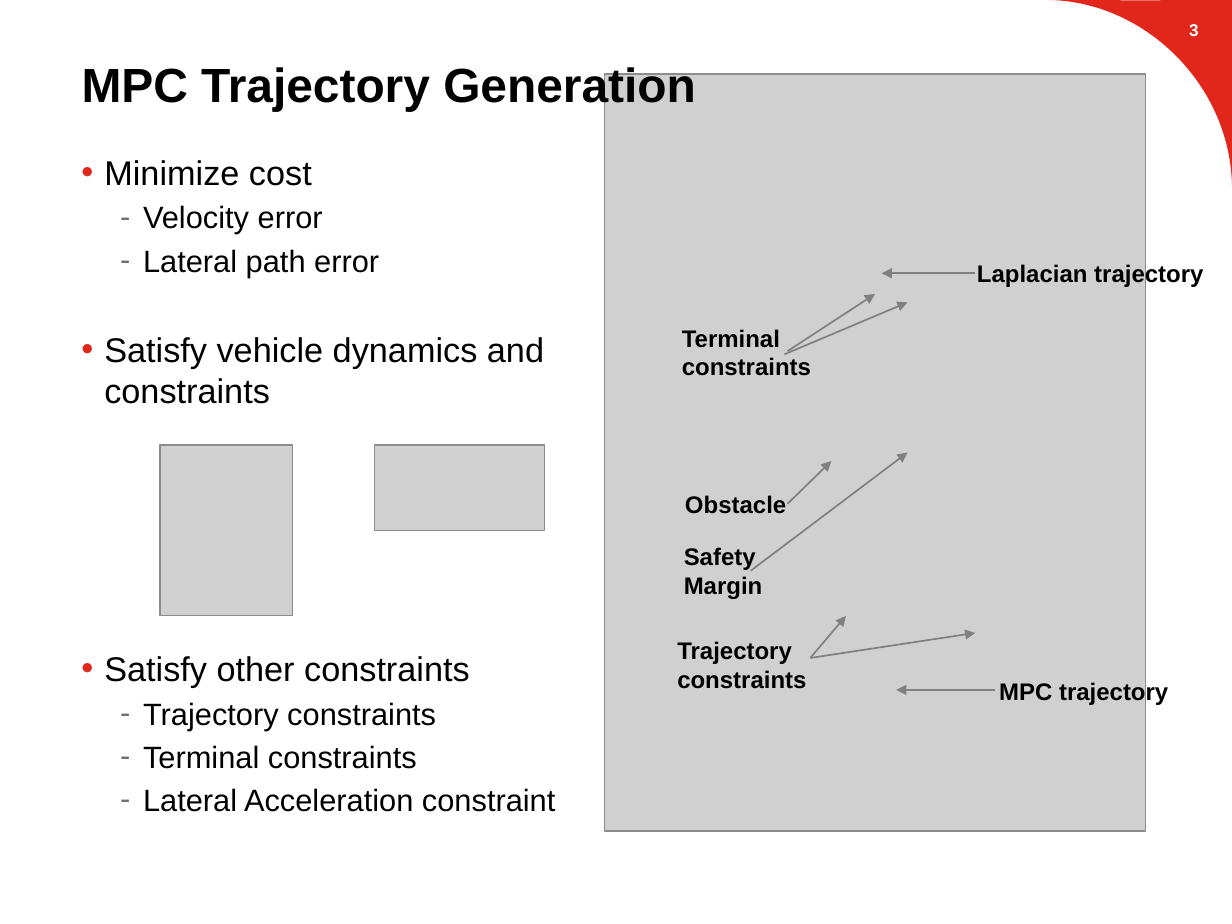
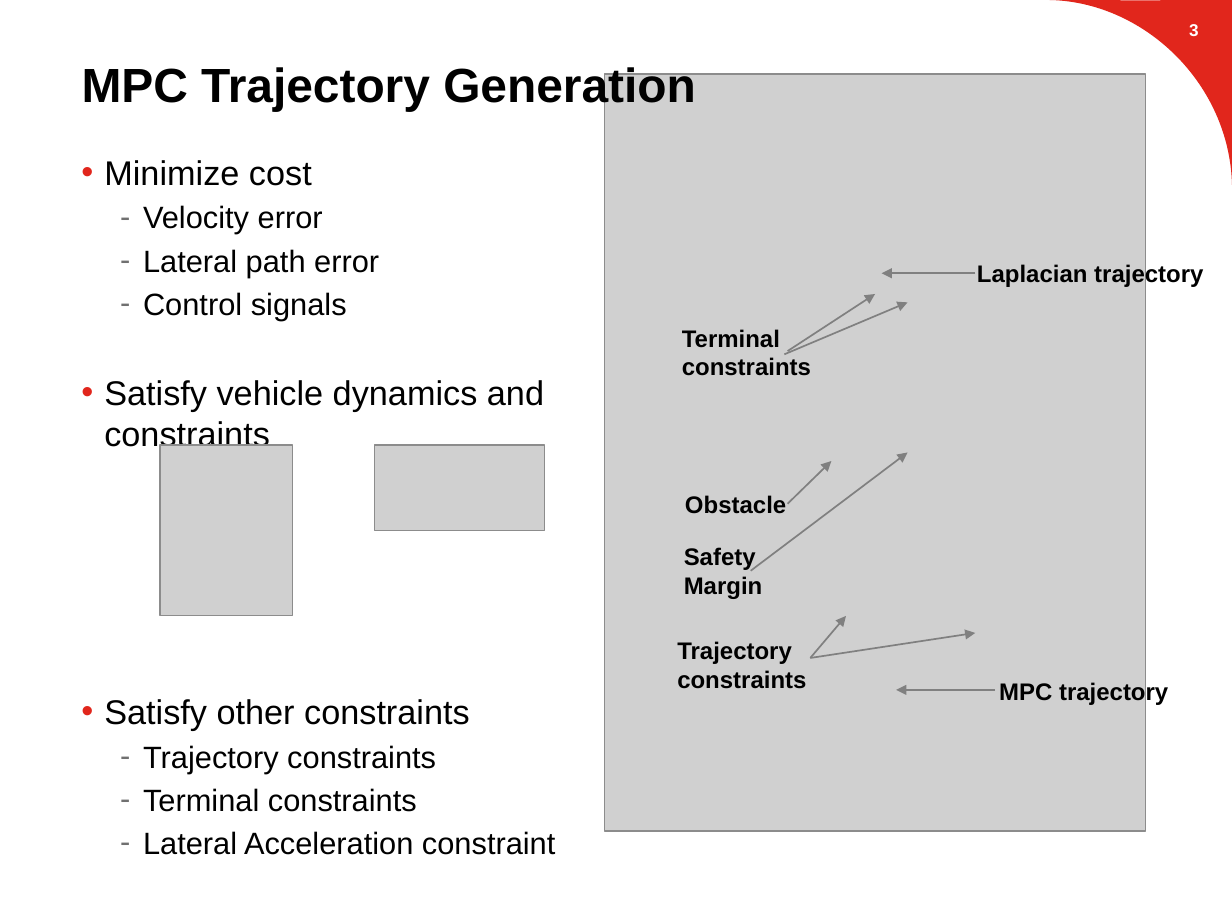
Before and after one commit to suvoganguli/GIG-MPC-Laplacian, a slide deck: slide 4 of 2D Results.pptx. Drawn at 1232x924 pixels with LibreOffice and Linux fonts; fonts in the diff are those of the drawing; grey boxes stand for pictures; background and template pictures are left out. Boxes give left, top, right and bottom in pixels: in the first picture for what was removed or moved away, otherwise in the second. Text is boxed around its words. In the diff, an @@ line names an element or a change of style, - is before the commit and + after.

```diff
--- a/2D Results.pptx
+++ b/2D Results.pptx
@@ text at (143, 292, 347, 320): paragraph added @@
+  – Control signals
```
Also in this commit, not shown: 4 other slides changed, 4 slides added.
